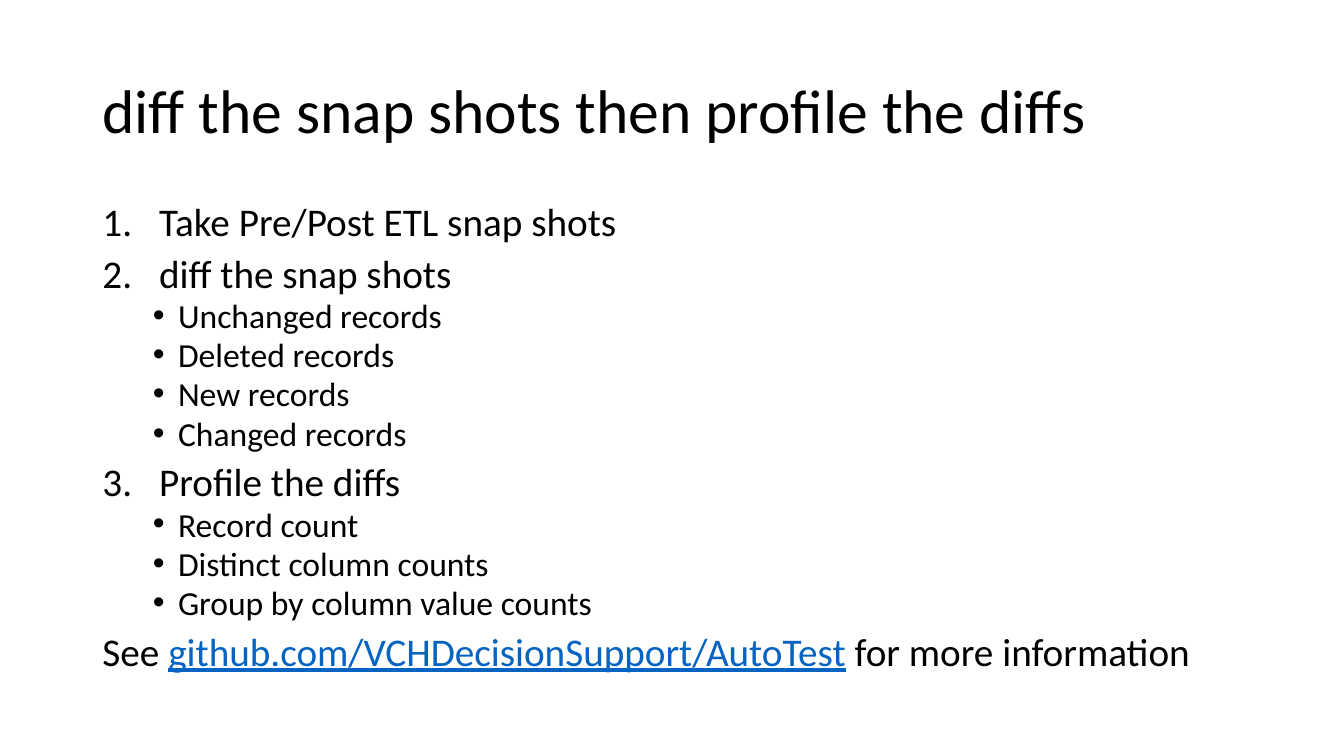
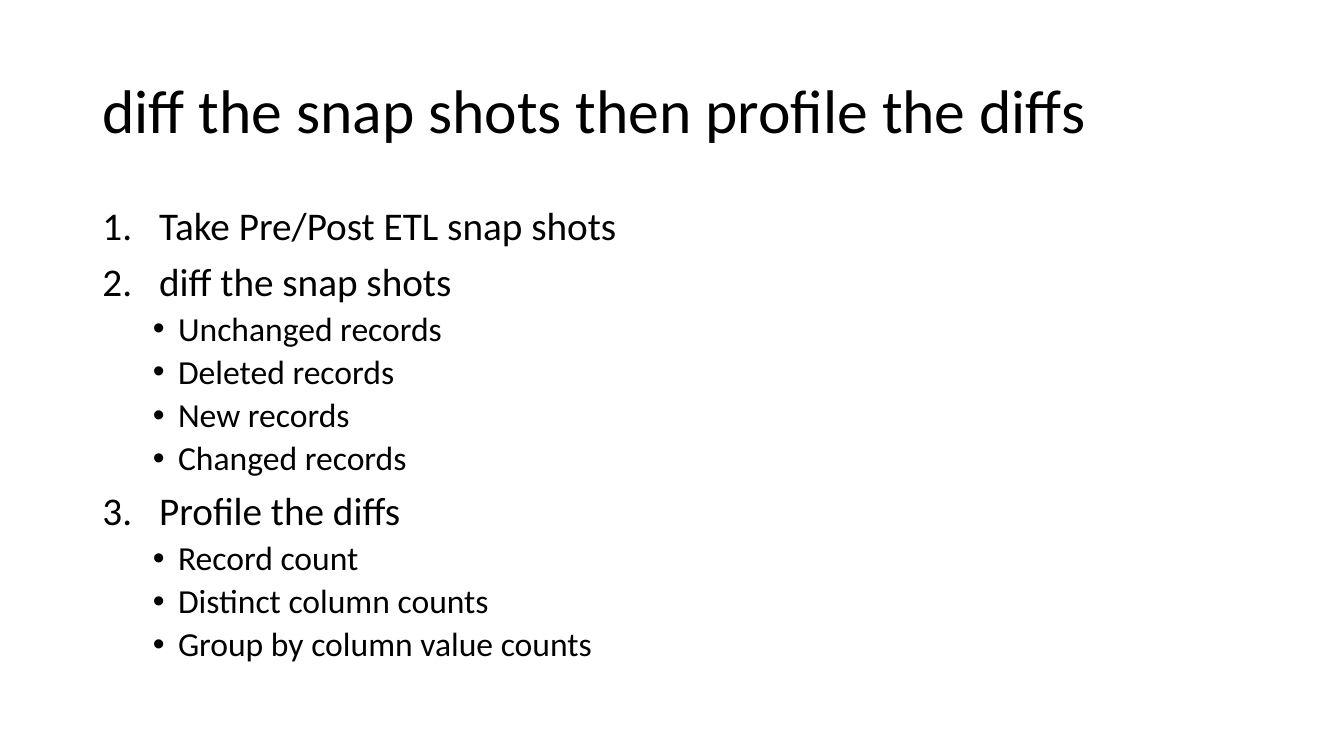
Before and after one commit to VCHDecisionSupport/MsSqlAutoTest, a slide deck: slide 7 of Documentation/AutoTest DevsPresentation.pptx (slide 6 before the commit). Drawn at 1344x756 pixels with LibreOffice and Linux fonts; fonts in the diff are those of the drawing. Boxes give left, top, right and bottom in pixels: in the first picture for what was removed or moved away, otherwise in the second. Text is boxed around its words. In the diff, an @@ line names an element or a change of style, - is before the commit and + after.

```diff
--- a/Documentation/AutoTest DevsPresentation.pptx
+++ b/Documentation/AutoTest DevsPresentation.pptx
@@ text "Take Pre/Post ETL snap shots" at bbox=[159, 212, 616, 662]: line spacing 0.8 to 0.9 @@
@@ text at bbox=[102, 638, 1189, 673]: paragraph removed @@
-See github.com/VCHDecisionSupport/AutoTest for more information
```
Also in this commit, not shown: 1 other slide changed, 2 slides added, 2 other files.
